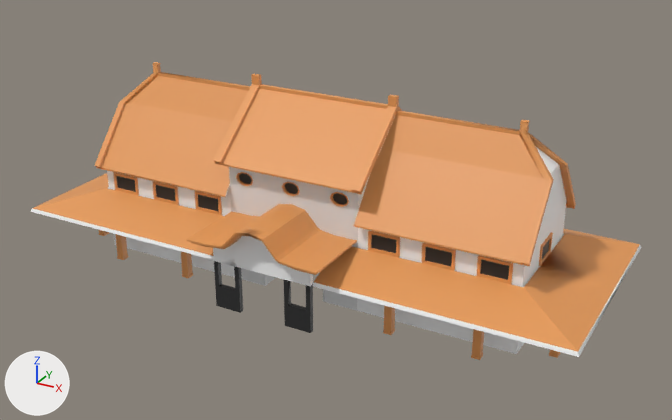
The FBX model Assets/Models/Stations/Changhua/Changhua.fbx: old version first, new version second.
Before and after are seen from a 50 mm lens placed at (15.1, -26.4, 15.7), pointed at (0.6, -0.1, 2.5). Every picture has the same lights, and +X, +Y and +Z are marked at lower left. Where no turn or scale is listed for an object, it has been applied to the vertices. Vertices at the same position are counted once.
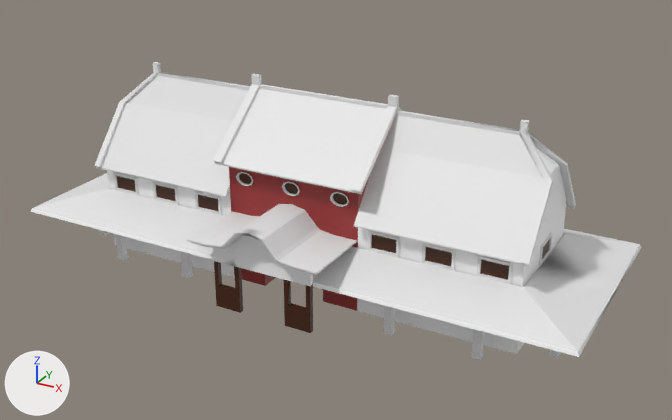
Changed parts and their boxes [x1, y1, x2, y2] in the pictures (672 x 420 px):
part 1 of me_cube_008, recoloured: [117, 173, 550, 333] in both
part 2 of me_cube_008, recoloured (orange to white): [33, 62, 640, 360] in both
part 3 of me_cube_008, recoloured: [229, 124, 392, 311] in both

The change, as a list of edits to the scene's bpy script:
```text
Add mat_material_040:
    mat_material_040 = principled_material('Material.040')
    mat_material_040.base_color = (0.319, 0.0283, 0.0283)  # red #992f2f
Add mat_material_043:
    mat_material_043 = principled_material('Material.043')
    mat_material_043.base_color = (0.0578, 0.0133, 0.0)  # brown #441e00
Change me_cube_008:
    where me_cube_008.from_pydata(...)  # 3214 vertices, 2906 faces; spans x -10.3..10.3, y -4.7..4.7, z 0.0..7.0
    used by ob_cube_005; location = (0.0, 0.0, 0.0)
    me_cube_008 part 1: all 118 faces that had it switch from mat_mat_window_bars (black #2a2a2a) to mat_material_043 (brown #441e00)
    me_cube_008 part 2: all 2259 faces that had it switch from mat_material_006 (orange #e79b58) to mat_material_003 (white #e7e7e7)
    me_cube_008 part 3: all 127 faces that had it switch from mat_material_003 (white #e7e7e7) to mat_material_040 (red #992f2f)
```
